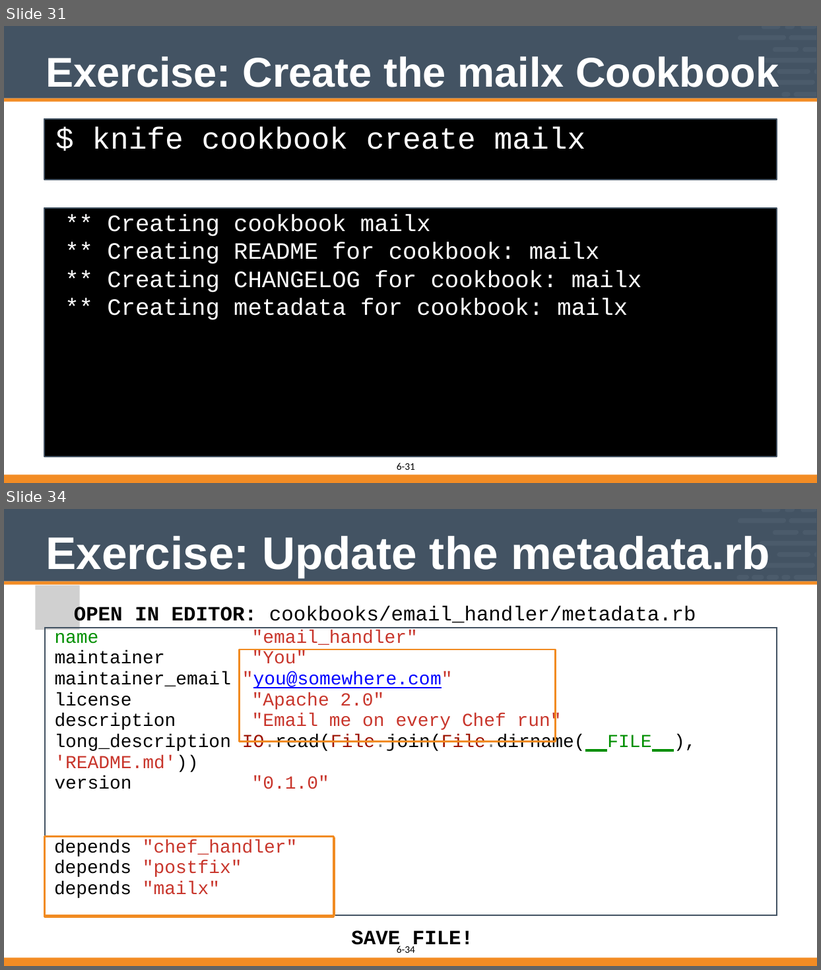
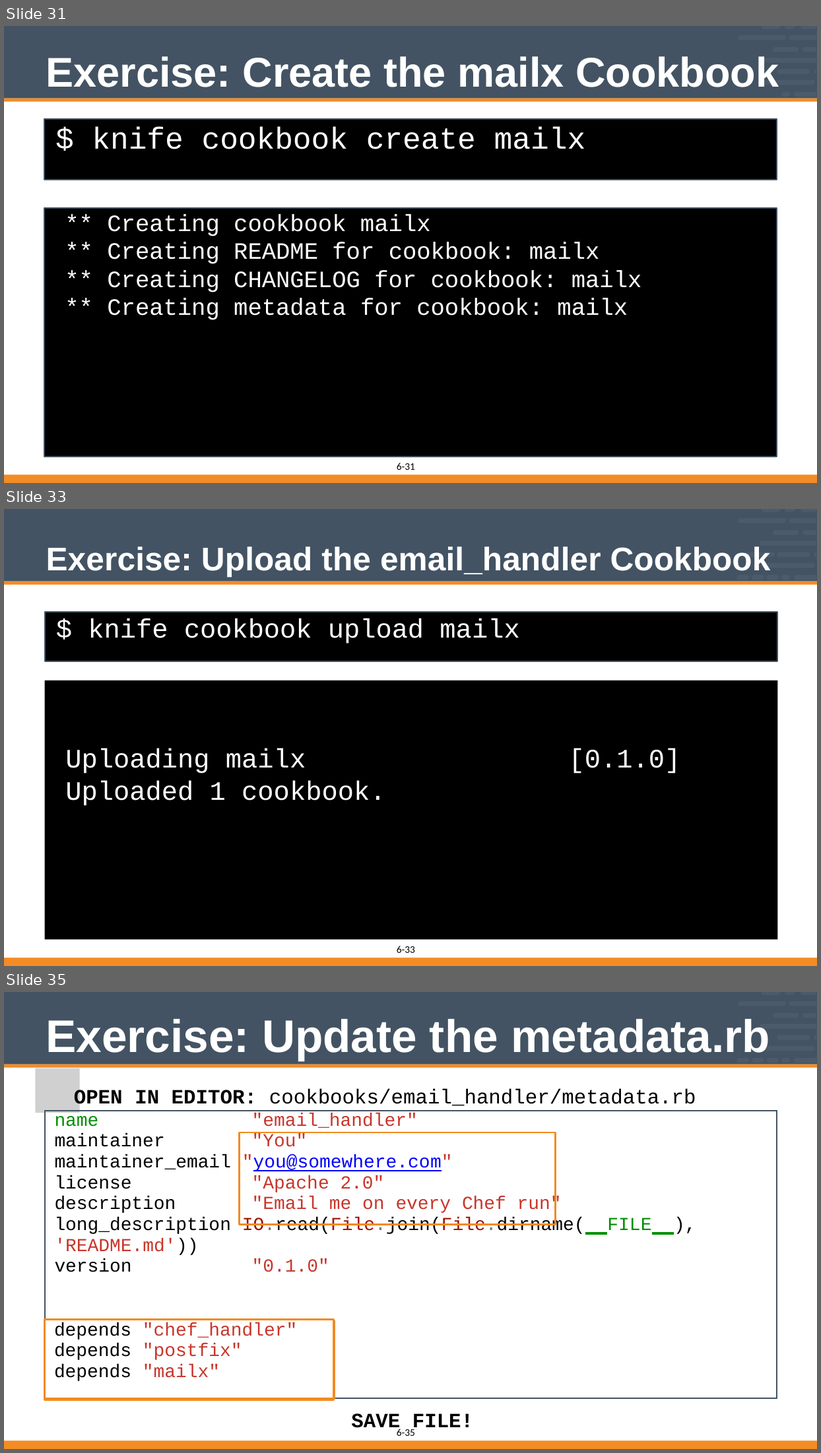
Before and after one commit to vinyar/chef-intermediate, a slide deck: 06-implementing_chef_handlers.pptx. Shown one above the other, each under a label of ours: slides 31 and 34 before the commit, slides 31, 33 and 35 after it; the slides between them are not shown. The pictures are 821x970 and 821x1453 pixels, drawn with LibreOffice and Linux fonts; fonts in the diff are those of the drawing; grey boxes stand for pictures. Boxes give left, top, right and bottom in pixels: in the first picture for what was removed or moved away, otherwise in the second. Text is boxed around its words. In the diff, an @@ line names an element or a change of style, - is before the commit and + after.

Commit message:
Updated Chef Handler
* Updated a few of the fonts and formatting (still some that I don't want to fix because they were converted to smart objects)

```diff
--- a/06-implementing_chef_handlers.pptx
+++ b/06-implementing_chef_handlers.pptx
@@ slide 33 added at box(4, 509, 817, 966), background #FFFFFF; not listed: 2 template elements that a slide beside it also shows @@
@@ freeform shape added at box(738, 518, 786, 523), fill #4B5B6B @@
@@ freeform shape added at box(761, 509, 780, 512), fill #4B5B6B @@
@@ freeform shape added at box(785, 509, 795, 512), fill #4B5B6B @@
@@ freeform shape added at box(789, 518, 816, 523), fill #4B5B6B @@
@@ freeform shape added at box(801, 509, 816, 512), fill #4B5B6B @@
@@ title added at box(46, 547, 771, 576), 51.5 pt, text #FFFFFF, bold @@
+Exercise: Upload the email_handler Cookbook
@@ freeform shape added at box(760, 541, 816, 545), fill #4B5B6B @@
@@ freeform shape added at box(773, 530, 799, 535), fill #4B5B6B @@
@@ freeform shape added at box(803, 530, 816, 535), fill #4B5B6B @@
@@ freeform shape added at box(743, 552, 775, 557), fill #4B5B6B @@
@@ freeform shape added at box(761, 563, 815, 568), fill #4B5B6B @@
@@ freeform shape added at box(777, 552, 811, 557), fill #4B5B6B @@
@@ freeform shape added at box(814, 552, 816, 557), fill #4B5B6B @@
@@ freeform shape added at box(4, 581, 817, 584), fill #F38C24 @@
@@ freeform shape added at box(737, 575, 779, 580), fill #4B5B6B @@
@@ freeform shape added at box(781, 575, 790, 580), fill #4B5B6B @@
@@ freeform shape added at box(794, 575, 816, 580), fill #4B5B6B @@
@@ rectangle added at box(45, 612, 778, 661), fill #000000, outline #435363 2 pt, 42 pt, text #FFFFFF @@
+$ knife cookbook upload mailx
@@ freeform shape added at box(45, 681, 778, 940), fill #000000 @@
@@ text added at box(65, 749, 681, 774), 42 pt, text #FFFFFF @@
+Uploading mailx [0.1.0]
+Uploaded 1 cookbook.
@@ freeform shape added at box(4, 958, 817, 966), fill #F38C24 @@
@@ page number added at box(405, 947, 415, 953), 16 pt, text #000000 @@
+33
@@ what was slide 34 is now slide 35 @@
@@ page number at box(405, 1430, 415, 1436): text changed @@
-34
+35
```
Also in this commit, not shown: 8 slides changed.
